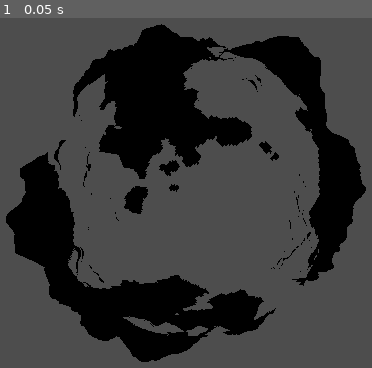
Above: before the commit, frame 1.
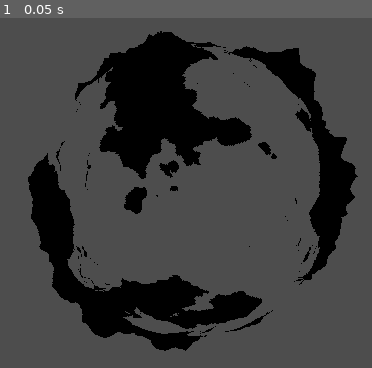
Above: after the commit, the same moment.

Repository: corneliusphi-personal/shellworld
Game: Godot game, scene res://main.tscn
Same seed, same stepped clock (60 frames per second), same inputs: the game is played once before the commit and once after it. The project has no main scene, so this scene is started directly.
Inputs:
- Up to frame 1 (0.05 s): no input

The runs differ from the first frame. In frame 1, 7.2% of the frame differs, in the area x 1-99%, y 1-99%.

Commit message:
use perlin noise with lower octave for ridges

Diff:
--- a/RidgedNoiseFilterLayer.gd
+++ b/RidgedNoiseFilterLayer.gd
@@ -8,24 +8,22 @@
 	shellWorldData: ShellWorldData,
 	noiseLayerData: NoiseLayerData
 ) -> float:
-	var noiseValue: float = 1.0
+	var noiseValue: float = 0.0
 	var frequency : float = noiseLayerData.baseRoughness
 	var amplitude: float = 1.0
 	var maxAmplitude: float = 1.0
-	var weight: int = 1
+	var weight: float = 1.0
 	for i in range(noiseLayerData.numLayers):
 		maxAmplitude += amplitude
 		# Between 0 and 1
 		var rawNoise = 1 - abs(noiseLayerData.noiseMap.get_noise_3dv(point * frequency))
 		# Between 0 and Amplitude
-		var value = rawNoise * rawNoise * rawNoise * rawNoise * rawNoise * rawNoise
+		var value = rawNoise * rawNoise
 		value = value * weight
 		weight = value
 		var valueWithAmplitude = value * amplitude
 		noiseValue += valueWithAmplitude
 		frequency *= noiseLayerData.roughness
 		amplitude *= noiseLayerData.persistence
-	#peg noiseValue between 0 and 1
-	var limitedNoise = noiseValue / maxAmplitude
-	var elevation = max(0.0, limitedNoise - noiseLayerData.minHeight)
+	var elevation = max(0.0, noiseValue - noiseLayerData.minHeight)
 	return elevation * noiseLayerData.strength
--- a/SimpleNoiseFilterLayer.gd
+++ b/SimpleNoiseFilterLayer.gd
@@ -8,7 +8,7 @@
 	shellWorldData: ShellWorldData,
 	noiseLayerData: NoiseLayerData
 ) -> float:
-	var noiseValue: float = 1.0
+	var noiseValue: float = 0.0
 	var frequency : float = noiseLayerData.baseRoughness
 	var amplitude: float = 1.0
 	var maxAmplitude: float = 1.0
--- a/shell_world.tscn
+++ b/shell_world.tscn
@@ -11,12 +11,12 @@
 type = 0
 enabled = true
 useFirstLayerAsMask = true
-strength = 1.0
+strength = 0.5
 numLayers = 2
 baseRoughness = 5.0
 roughness = 2.0
 persistence = 0.5
-minHeight = 0.7
+minHeight = 0.3
 noiseMap = SubResource("FastNoiseLite_cydbd")
 metadata/_custom_type_script = "uid://c5oq4ud0sachq"
 
@@ -37,25 +37,26 @@
 metadata/_custom_type_script = "uid://c5oq4ud0sachq"
 
 [sub_resource type="FastNoiseLite" id="FastNoiseLite_pywq7"]
-noise_type = 5
+noise_type = 3
+fractal_octaves = 1
 
 [sub_resource type="Resource" id="Resource_cvjud"]
 script = ExtResource("2_cydbd")
 type = 1
 enabled = true
 useFirstLayerAsMask = true
-strength = 1.0
+strength = 3.0
 numLayers = 3
-baseRoughness = 10.0
+baseRoughness = 15.0
 roughness = 3.0
 persistence = 0.25
-minHeight = 0.0
+minHeight = 0.6
 noiseMap = SubResource("FastNoiseLite_pywq7")
 metadata/_custom_type_script = "uid://c5oq4ud0sachq"
 
 [sub_resource type="Resource" id="Resource_cydbd"]
 script = ExtResource("2_gykyr")
-globalResolution = 6
+globalResolution = 10
 radius = 20
 shellCount = 1
 removeZeroTriangles = true
